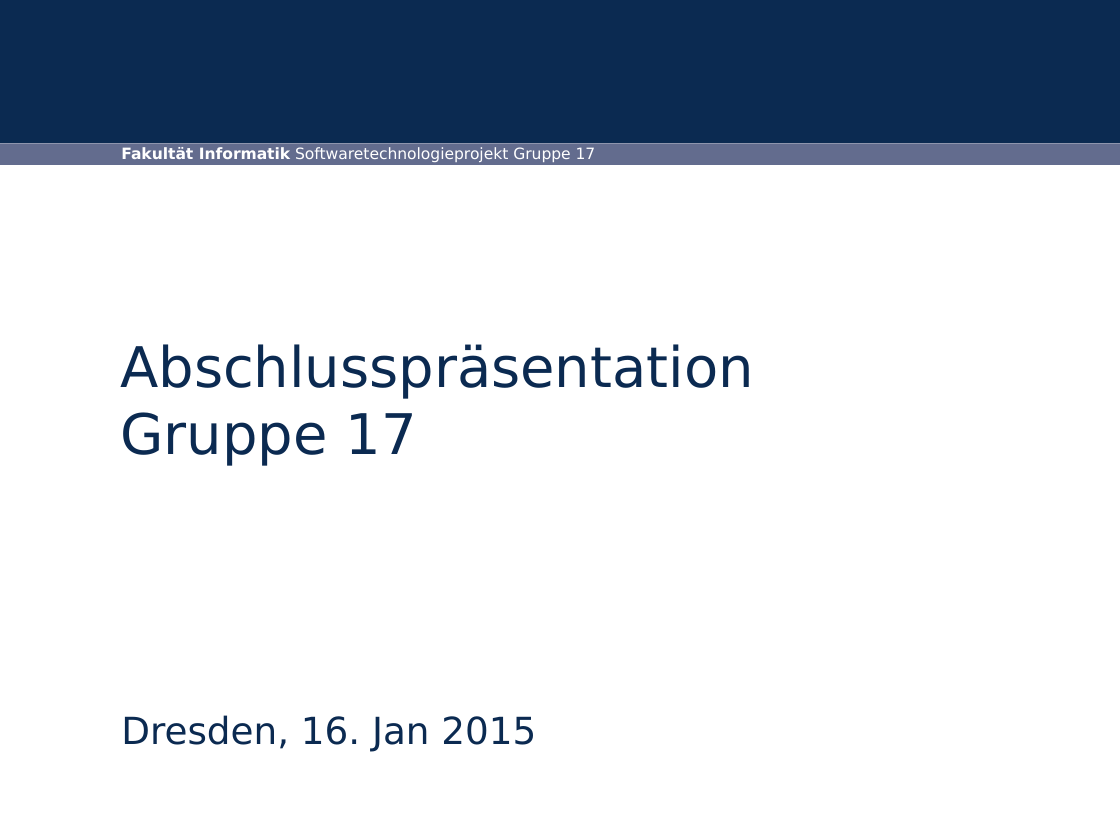
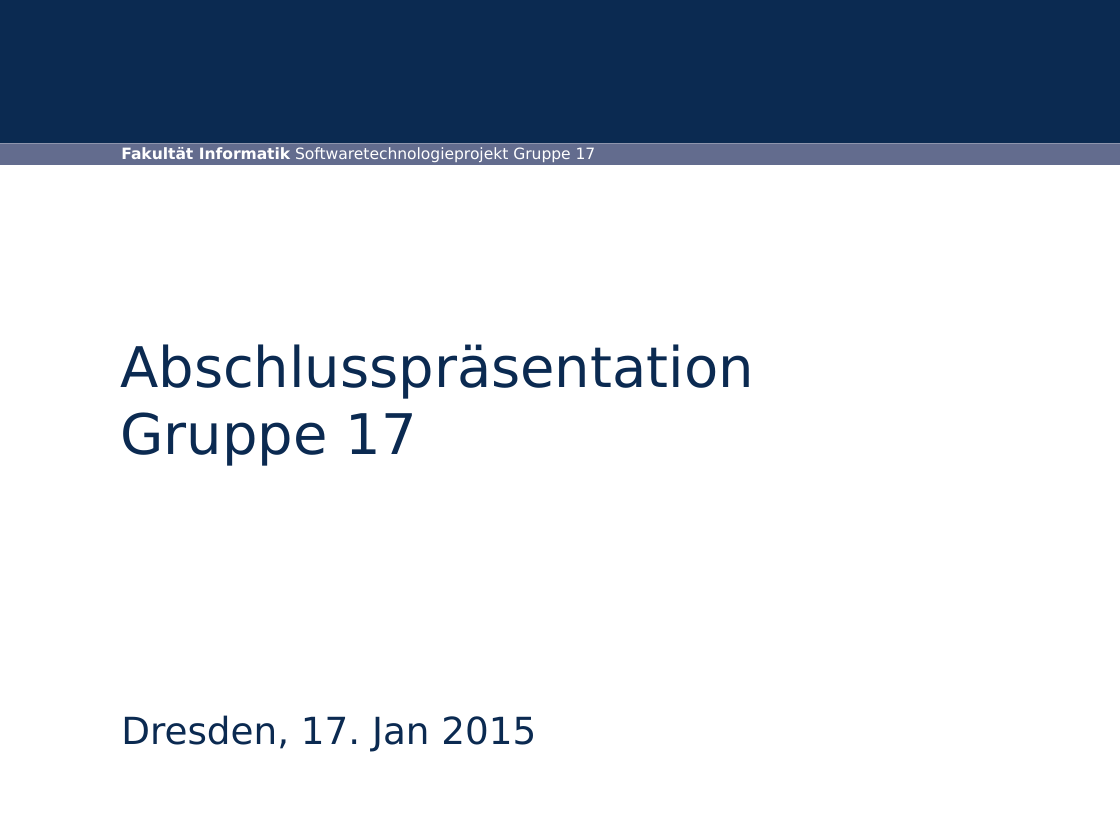
Before and after one commit to MarauderXtreme/bookshop-schiller, a slide deck: slide 1 of presentation/endpresentation.odp. Drawn at 1120x840 pixels with LibreOffice and Linux fonts; fonts in the diff are those of the drawing; background and template pictures are left out. Boxes give left, top, right and bottom in pixels: in the first picture for what was removed or moved away, otherwise in the second. Text is boxed around its words. In the diff, an @@ line names an element or a change of style, - is before the commit and + after.

```diff
--- a/presentation/endpresentation.odp
+++ b/presentation/endpresentation.odp
@@ subtitle at [121,715,536,752]: text changed @@
-Dresden, 16. Jan 2015
+Dresden, 17. Jan 2015
```
Also in this commit, not shown: 3 other slides changed, 1 slide added, 1 other file.
